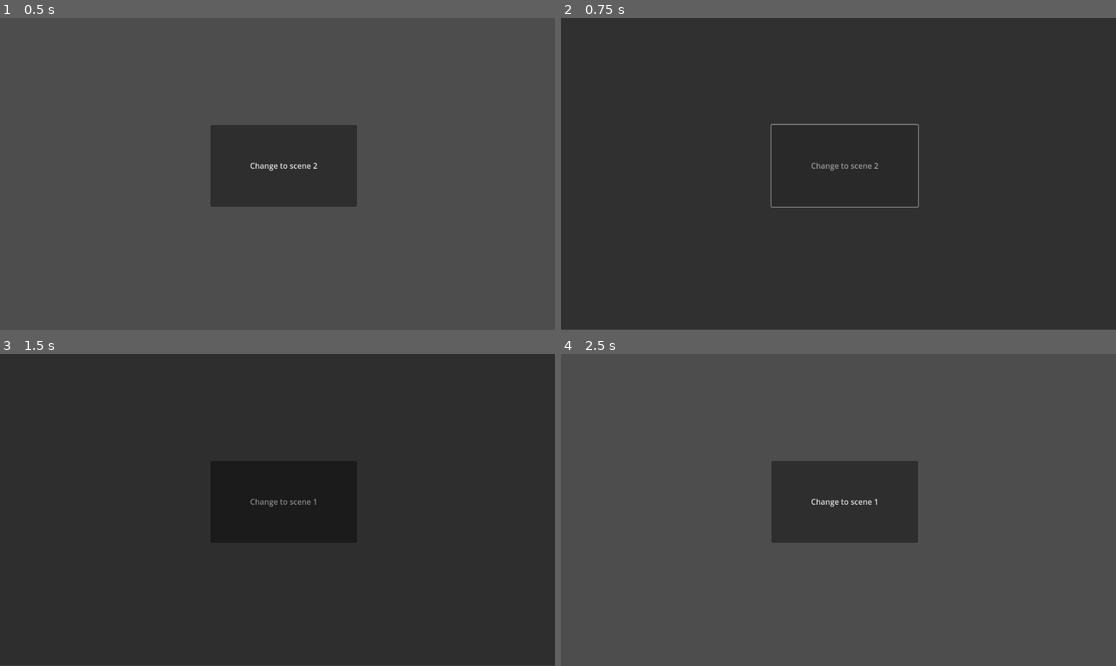
Above: before the commit, frames 1-4 (two rows, left to right).
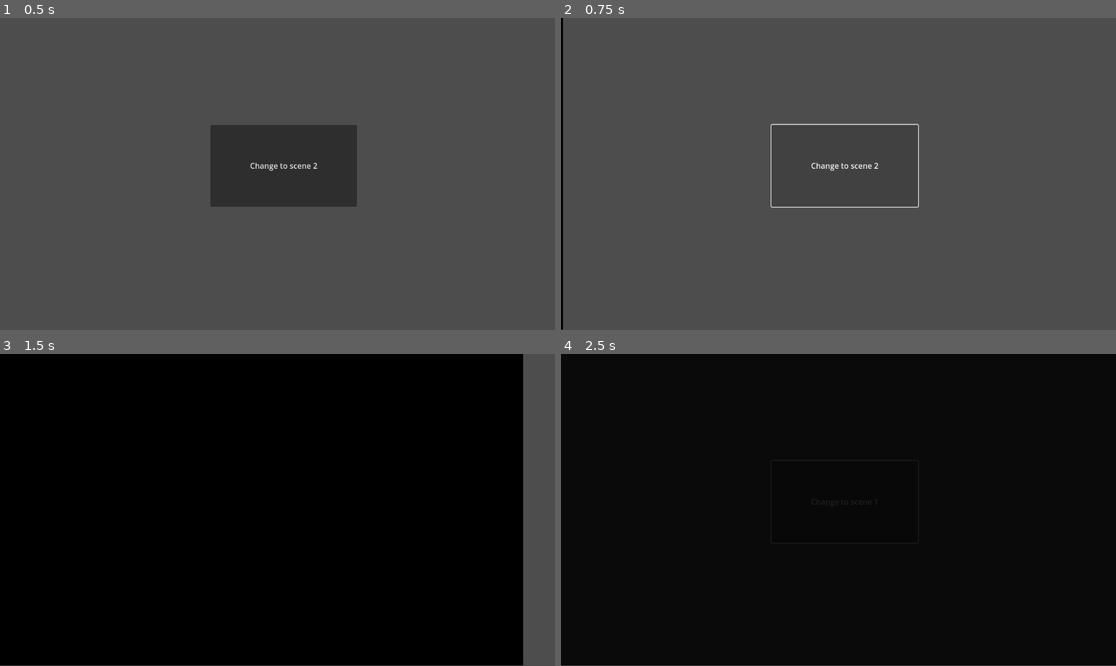
Above: after the commit, the same moments.

Repository: lucascarrug/Godot-Prototype-Project---Scene-Manager
Game: Godot game, scene res://Scenes/1.tscn
Two runs of this game, one before a commit and one after it. Both use one fixed random seed, a clock stepped at 60 frames per second and the inputs below.
Inputs:
- Up to frame 1 (0.5 s): no input
- Up to frame 2 (0.75 s): click "Change to scene 2" at 0.5 s
- Up to frame 3 (1.5 s): click "Change to scene 1" at 1.25 s
- Up to frame 4 (2.5 s): click "Change to scene 1" at 2 s

Frame 1 is identical in both runs. In frame 2, 93% of the frame differs, in the area x 0-100%, y 0-100%; in frame 3, 100%; in frame 4, 100%.

Commit message:
Slide transition added
It can occurs an error if u press rapidly the buttons from scenes

Diff:
--- a/Scenes/LoadingScreen.tscn
+++ b/Scenes/LoadingScreen.tscn
@@ -15,6 +15,18 @@
 "transitions": PackedFloat32Array(1),
 "update": 0,
 "values": [Color(0, 0, 0, 0)]
+}
+tracks/1/type = "value"
+tracks/1/imported = false
+tracks/1/enabled = true
+tracks/1/path = NodePath("Control/Background:size")
+tracks/1/interp = 1
+tracks/1/loop_wrap = true
+tracks/1/keys = {
+"times": PackedFloat32Array(0),
+"transitions": PackedFloat32Array(1),
+"update": 0,
+"values": [Vector2(1157, 647)]
 }
 
 [sub_resource type="Animation" id="Animation_kddo8"]
@@ -45,6 +57,18 @@
 "method": &"report_midpoint"
 }]
 }
+tracks/2/type = "value"
+tracks/2/imported = false
+tracks/2/enabled = true
+tracks/2/path = NodePath("Control/Background:size")
+tracks/2/interp = 1
+tracks/2/loop_wrap = true
+tracks/2/keys = {
+"times": PackedFloat32Array(0),
+"transitions": PackedFloat32Array(1),
+"update": 0,
+"values": [Vector2(1157, 647)]
+}
 
 [sub_resource type="Animation" id="Animation_m6rkq"]
 resource_name = "fade_out"
@@ -59,13 +83,95 @@
 "transitions": PackedFloat32Array(1, 1),
 "update": 0,
 "values": [Color(0, 0, 0, 1), Color(0, 0, 0, 0)]
+}
+tracks/1/type = "value"
+tracks/1/imported = false
+tracks/1/enabled = true
+tracks/1/path = NodePath("Control/Background:size")
+tracks/1/interp = 1
+tracks/1/loop_wrap = true
+tracks/1/keys = {
+"times": PackedFloat32Array(0),
+"transitions": PackedFloat32Array(1),
+"update": 0,
+"values": [Vector2(1157, 647)]
+}
+
+[sub_resource type="Animation" id="Animation_xoop3"]
+resource_name = "slide_in"
+tracks/0/type = "value"
+tracks/0/imported = false
+tracks/0/enabled = true
+tracks/0/path = NodePath("Control/Background:size")
+tracks/0/interp = 1
+tracks/0/loop_wrap = true
+tracks/0/keys = {
+"times": PackedFloat32Array(0, 0.5),
+"transitions": PackedFloat32Array(5.09824, 0.392292),
+"update": 0,
+"values": [Vector2(0, 647), Vector2(1200, 647)]
+}
+tracks/1/type = "value"
+tracks/1/imported = false
+tracks/1/enabled = true
+tracks/1/path = NodePath("Control/Background:color")
+tracks/1/interp = 1
+tracks/1/loop_wrap = true
+tracks/1/keys = {
+"times": PackedFloat32Array(0),
+"transitions": PackedFloat32Array(1),
+"update": 0,
+"values": [Color(0, 0, 0, 1)]
+}
+tracks/2/type = "method"
+tracks/2/imported = false
+tracks/2/enabled = true
+tracks/2/path = NodePath(".")
+tracks/2/interp = 1
+tracks/2/loop_wrap = true
+tracks/2/keys = {
+"times": PackedFloat32Array(0.5),
+"transitions": PackedFloat32Array(1),
+"values": [{
+"args": [],
+"method": &"report_midpoint"
+}]
+}
+
+[sub_resource type="Animation" id="Animation_qjj4j"]
+resource_name = "slide_out"
+tracks/0/type = "value"
+tracks/0/imported = false
+tracks/0/enabled = true
+tracks/0/path = NodePath("Control/Background:size")
+tracks/0/interp = 1
+tracks/0/loop_wrap = true
+tracks/0/keys = {
+"times": PackedFloat32Array(0, 0.5),
+"transitions": PackedFloat32Array(4.92456, 0.406126),
+"update": 0,
+"values": [Vector2(1157, 647), Vector2(0, 647)]
+}
+tracks/1/type = "value"
+tracks/1/imported = false
+tracks/1/enabled = true
+tracks/1/path = NodePath("Control/Background:color")
+tracks/1/interp = 1
+tracks/1/loop_wrap = true
+tracks/1/keys = {
+"times": PackedFloat32Array(0),
+"transitions": PackedFloat32Array(0.392292),
+"update": 0,
+"values": [Color(0, 0, 0, 1)]
 }
 
 [sub_resource type="AnimationLibrary" id="AnimationLibrary_dhqi2"]
 _data = {
 &"RESET": SubResource("Animation_ghsbh"),
 &"fade_in": SubResource("Animation_kddo8"),
-&"fade_out": SubResource("Animation_m6rkq")
+&"fade_out": SubResource("Animation_m6rkq"),
+&"slide_in": SubResource("Animation_xoop3"),
+&"slide_out": SubResource("Animation_qjj4j")
 }
 
 [node name="LoadingScreen" type="CanvasLayer"]
--- a/Scripts/1.gd
+++ b/Scripts/1.gd
@@ -2,4 +2,4 @@
 
 
 func _on_button_pressed() -> void:
-	SceneManager.load_new_scene("res://Scenes/2.tscn")
+	SceneManager.load_new_scene("res://Scenes/2.tscn", "slide_in")
--- a/Scripts/LoadingScreen.gd
+++ b/Scripts/LoadingScreen.gd
@@ -25,8 +25,13 @@
 	timer.start()
 
 func end_transition() -> void:
-	# Default end.
-	var end_animaition_name = "fade_out"
+	# Make the inverse transition.
+	var end_animaition_name = current_animation_name.replace("in", "out")
+
+	# Check if exists or default end.
+	if not animation_player.has_animation(end_animaition_name):
+		push_warning(end_animaition_name, " doesn't exist.")
+		end_animaition_name = "fade_out"
 
 	# Play animation.
 	current_animation_name = end_animaition_name
--- a/Scripts/SceneManager.gd
+++ b/Scripts/SceneManager.gd
@@ -1,7 +1,4 @@
 extends Node
-
-const HEIGHT := 700
-const WIDTH := 1200
 
 signal content_finished_loading(content)
 signal content_invalid(content_path: String)
@@ -14,6 +11,7 @@
 var _load_progress_timer: Timer
 
 func _ready() -> void:
+	# Connect signals.
 	content_finished_loading.connect(on_content_finished_loading)
 	content_invalid.connect(on_content_invalid)
 	content_failed_to_load.connect(on_content_failed_to_load)
@@ -21,7 +19,7 @@
 func load_new_scene(content_path: String, transition_type: String = "fade_in") -> void:
 	# Save transition.
 	_transition = transition_type
-	# Create loading screen.
+	# Create and add loading screen.
 	loading_screen = _loading_screen_scene.instantiate() as LoadingScreen
 	get_tree().root.add_child(loading_screen)
 	# Start animation.
@@ -30,16 +28,17 @@
 
 func _load_content(content_path: String) -> void:
 	# Wait midpoint.
-	print("Esperando midpoint en", loading_screen)
 	await loading_screen.transition_reached_midpoint
 
-	# Start loading new scene.
+	# Start loading new scene in thread.
 	_content_path = content_path
 	var loader = ResourceLoader.load_threaded_request(content_path)
+
 	if not ResourceLoader.exists(content_path) or loader == null:
 		content_invalid.emit(content_path)
 		return
 
+	# Execute monitor_load_status every 0.1 seconds.
 	_load_progress_timer = Timer.new()
 	_load_progress_timer.wait_time = 0.1
 	_load_progress_timer.timeout.connect(monitor_load_status)
@@ -75,6 +74,7 @@
 	printerr("error: Cannot load resource ", path)
 
 func on_content_finished_loading(content) -> void:
+	# Get old scene.
 	var outgoing_scene = get_tree().current_scene
 
 	# Delete old scene.
Not shown: 1 places in Scenes/LoadingScreen.tscn that only renumber resources
